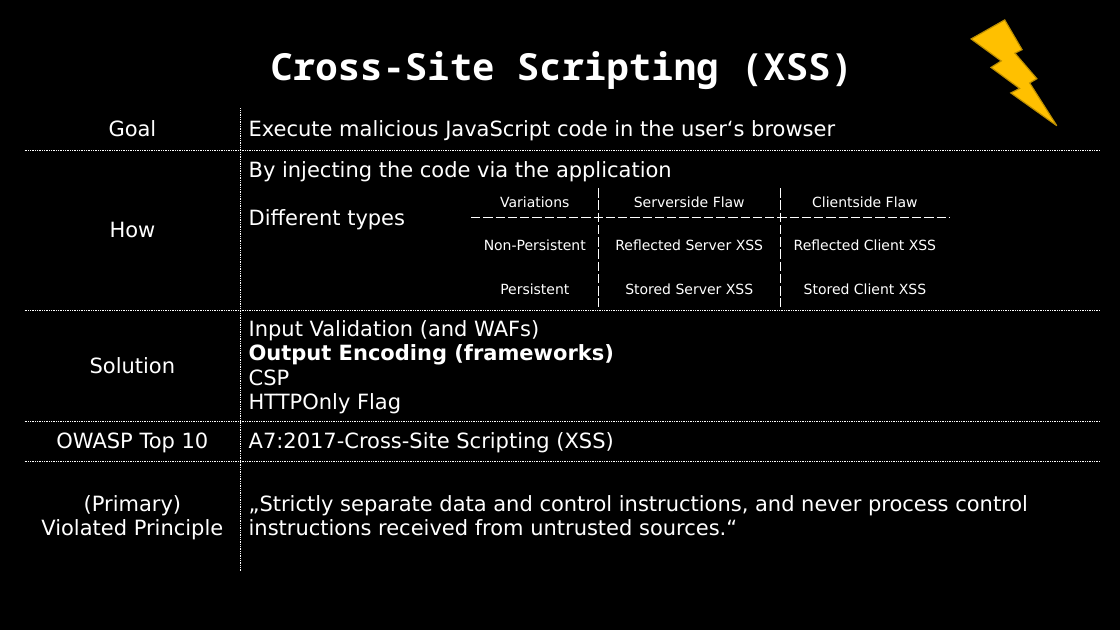
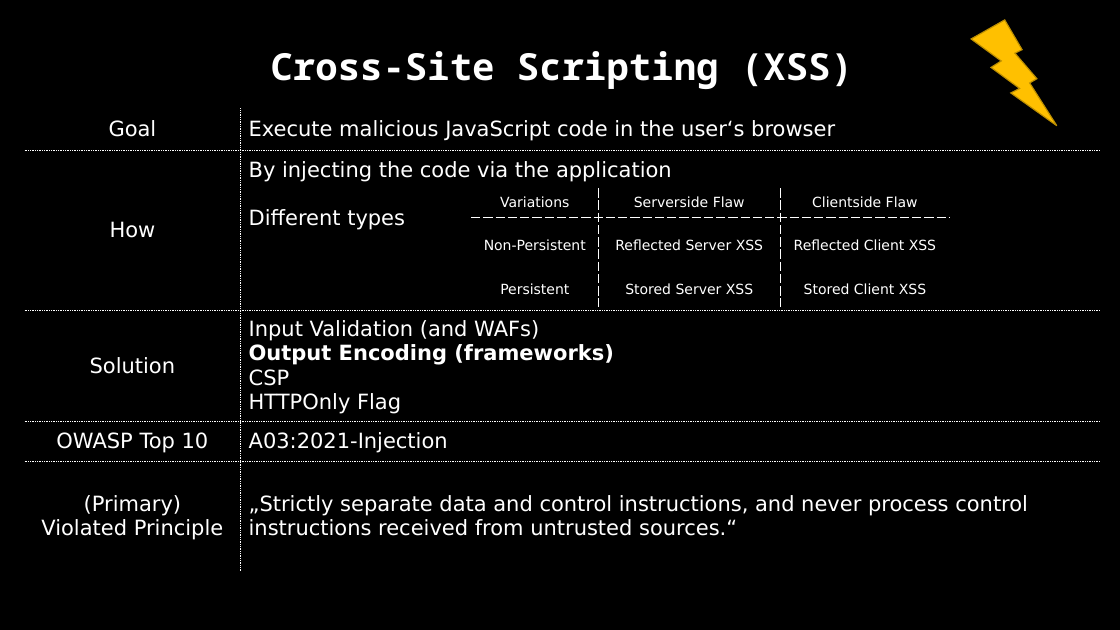
Before and after one commit to dschwarz91/websec-lecture, a slide deck: slide 31 of slides/X_Revision_Day_3.pptx. Drawn at 1120x630 pixels with LibreOffice and Linux fonts; fonts in the diff are those of the drawing. Boxes give left, top, right and bottom in pixels: in the first picture for what was removed or moved away, otherwise in the second. Text is boxed around its words. In the diff, an @@ line names an element or a change of style, - is before the commit and + after.

```diff
--- a/slides/X_Revision_Day_3.pptx
+++ b/slides/X_Revision_Day_3.pptx
@@ table at <box>24,34,1100,579</box> @@
-row 5, column 2: A7:2017-Cross-Site Scripting (XSS)
+row 5, column 2: A03:2021-Injection
```
Also in this commit, not shown: 2 other slides changed, 2 other files.
